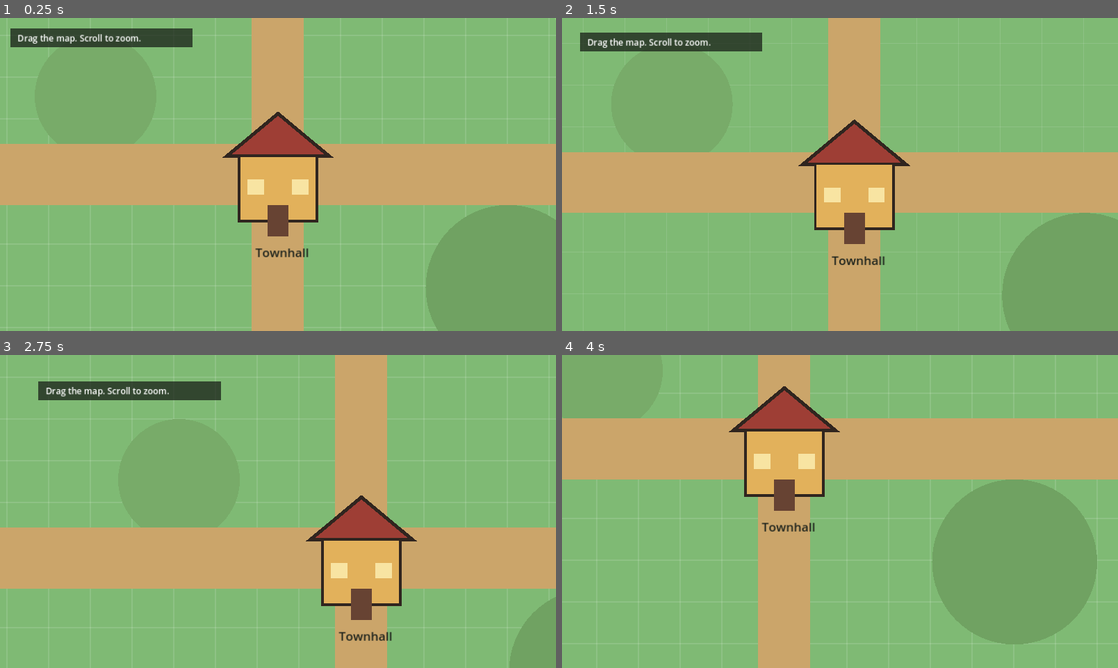
Above: before the commit, frames 1-4 (two rows, left to right).
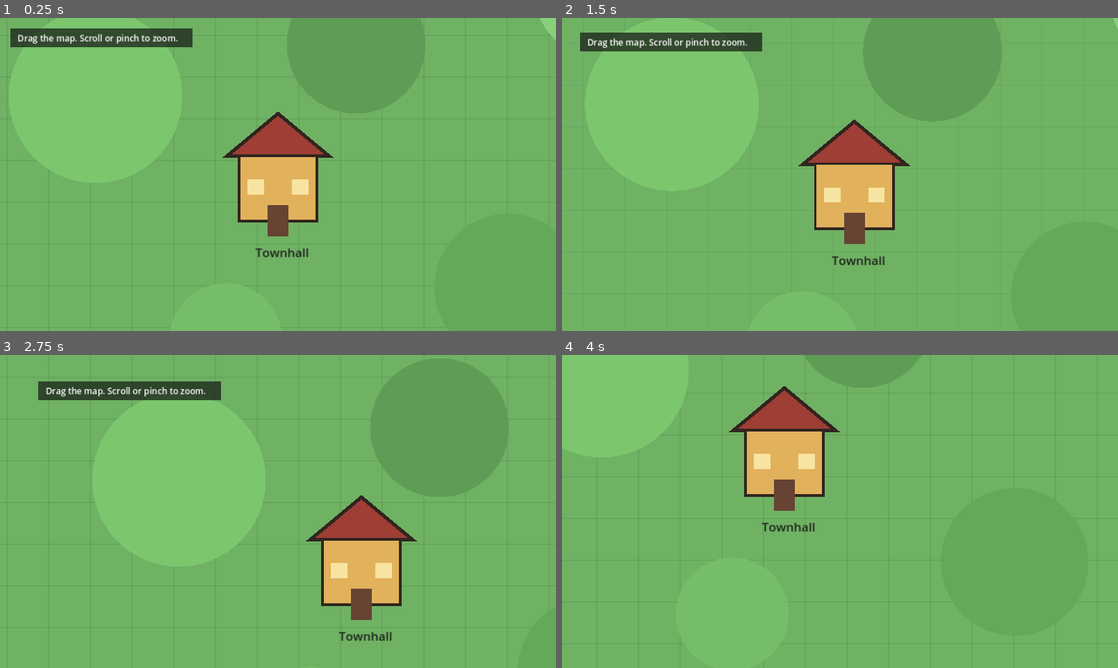
Above: after the commit, the same moments.

Repository: alfiankan/pawday-todo
Game: Godot game, scene res://scenes/main.tscn
The game is run twice, just before and just after one commit, with the same random seed, the same clock (stepped at 60 frames per second) and the same inputs.
Inputs (mouse positions are in pixels of both pictures, inside the frame that each line leads up to):
- Up to frame 1 (0.25 s): no input
- Up to frame 2 (1.5 s): tap Enter at 0.5 s; move the mouse to (962, 158) at 0.52 s; click (962, 158) at 0.67 s; tap Space at 1.25 s; drag from (728, 190) to (812, 237) at 1.27 s
- Up to frame 3 (2.75 s): move the mouse to (333, 442) at 2.02 s; click (333, 442) at 2.17 s
- Up to frame 4 (4 s): tap Enter at 2.75 s; drag from (812, 574) to (673, 464) at 2.77 s; move the mouse to (1006, 558) at 3.52 s; click (1006, 558) at 3.67 s

The runs differ from the first frame. In frame 1, 38% of the frame differs, in the area x 0-100%, y 0-100%; in frame 2, 37%; in frame 3, 40%; in frame 4, 31%.

Commit message:
Add grass basemap and touch pinch zoom

Diff:
--- a/scripts/main.gd
+++ b/scripts/main.gd
@@ -9,6 +9,9 @@
 var is_dragging := false
 var drag_start_mouse := Vector2.ZERO
 var drag_start_camera := Vector2.ZERO
+var touch_points := {}
+var pinch_start_distance := 0.0
+var pinch_start_zoom := Vector2.ONE
 
 func _ready() -> void:
 	camera.position = Vector2.ZERO
@@ -33,8 +36,23 @@
 		queue_redraw()
 	elif event is InputEventScreenDrag:
 		var screen_drag := event as InputEventScreenDrag
-		camera.position = _clamp_camera(camera.position - screen_drag.relative / camera.zoom)
-		queue_redraw()
+		touch_points[screen_drag.index] = screen_drag.position
+		if touch_points.size() >= 2:
+			_handle_pinch_zoom()
+		elif touch_points.size() == 1:
+			camera.position = _clamp_camera(camera.position - screen_drag.relative / camera.zoom)
+			queue_redraw()
+	elif event is InputEventScreenTouch:
+		var screen_touch := event as InputEventScreenTouch
+		if screen_touch.pressed:
+			touch_points[screen_touch.index] = screen_touch.position
+			if touch_points.size() == 2:
+				pinch_start_distance = _get_touch_distance()
+				pinch_start_zoom = camera.zoom
+		else:
+			touch_points.erase(screen_touch.index)
+			if touch_points.size() < 2:
+				pinch_start_distance = 0.0
 
 
 func _draw() -> void:
@@ -45,18 +63,18 @@
 
 func _draw_map() -> void:
 	var top_left := -MAP_SIZE / 2.0
-	draw_rect(Rect2(top_left, MAP_SIZE), Color("#7fba74"), true)
+	draw_rect(Rect2(top_left, MAP_SIZE), Color("#6fb264"), true)
 
 	for x in range(int(top_left.x), int(top_left.x + MAP_SIZE.x) + 1, int(TILE_SIZE)):
-		draw_line(Vector2(x, top_left.y), Vector2(x, top_left.y + MAP_SIZE.y), Color(1, 1, 1, 0.12), 2.0)
+		draw_line(Vector2(x, top_left.y), Vector2(x, top_left.y + MAP_SIZE.y), Color(0.2, 0.35, 0.2, 0.14), 2.0)
 	for y in range(int(top_left.y), int(top_left.y + MAP_SIZE.y) + 1, int(TILE_SIZE)):
-		draw_line(Vector2(top_left.x, y), Vector2(top_left.x + MAP_SIZE.x, y), Color(1, 1, 1, 0.12), 2.0)
+		draw_line(Vector2(top_left.x, y), Vector2(top_left.x + MAP_SIZE.x, y), Color(0.2, 0.35, 0.2, 0.14), 2.0)
 
-	draw_circle(Vector2(-420, -180), 140, Color("#78ab69"))
-	draw_circle(Vector2(530, 260), 190, Color("#70a262"))
-	draw_circle(Vector2(740, -420), 120, Color("#8ccf7a"))
-	draw_rect(Rect2(Vector2(-60, -MAP_SIZE.y / 2.0), Vector2(120, MAP_SIZE.y)), Color("#cba56a"), true)
-	draw_rect(Rect2(Vector2(-MAP_SIZE.x / 2.0, -70), Vector2(MAP_SIZE.x, 140)), Color("#cba56a"), true)
+	draw_circle(Vector2(-420, -180), 200, Color("#7cc66e"))
+	draw_circle(Vector2(530, 260), 170, Color("#66a85b"))
+	draw_circle(Vector2(740, -420), 150, Color("#88cf79"))
+	draw_circle(Vector2(-120, 380), 130, Color("#75bd69"))
+	draw_circle(Vector2(180, -300), 160, Color("#5f9d56"))
 
 
 func _draw_townhall() -> void:
@@ -92,7 +110,7 @@
 	draw_string(
 		ThemeDB.fallback_font,
 		hint_rect.position + Vector2(16, 30) / camera.zoom,
-		"Drag the map. Scroll to zoom.",
+		"Drag the map. Scroll or pinch to zoom.",
 		HORIZONTAL_ALIGNMENT_LEFT,
 		-1,
 		int(20 / camera.zoom.x),
@@ -107,6 +125,27 @@
 	queue_redraw()
 
 
+func _handle_pinch_zoom() -> void:
+	if pinch_start_distance <= 0.0:
+		pinch_start_distance = _get_touch_distance()
+		pinch_start_zoom = camera.zoom
+		return
+	var current_distance := _get_touch_distance()
+	if current_distance <= 0.0:
+		return
+	var zoom_factor := pinch_start_distance / current_distance
+	_set_zoom(pinch_start_zoom * zoom_factor)
+
+
+func _get_touch_distance() -> float:
+	if touch_points.size() < 2:
+		return 0.0
+	var points := touch_points.values()
+	var first: Vector2 = points[0]
+	var second: Vector2 = points[1]
+	return first.distance_to(second)
+
+
 func _clamp_camera(target: Vector2) -> Vector2:
 	var viewport_size := get_viewport_rect().size / camera.zoom
 	var half_limits := (MAP_SIZE - viewport_size) / 2.0
